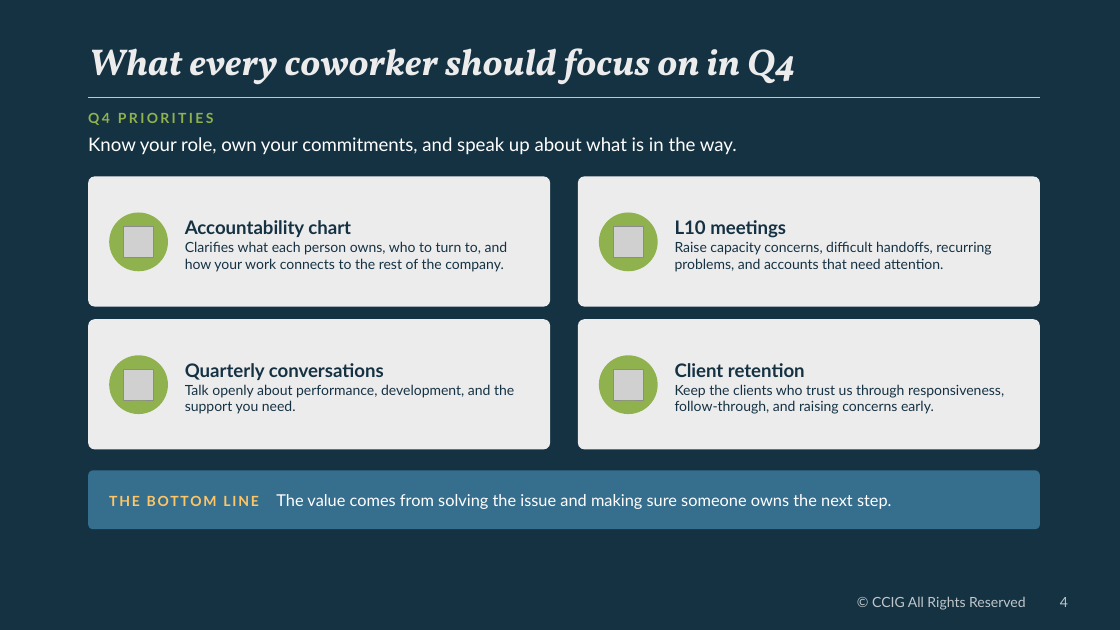
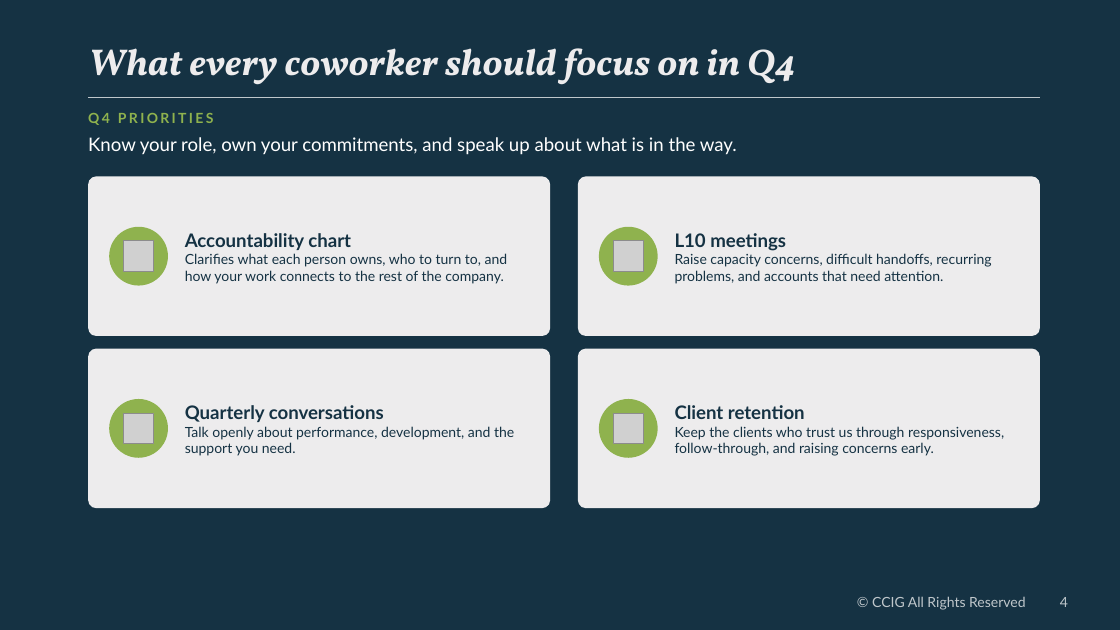
Before and after one commit to kinecopro-bit/CCIG_Brand, a slide deck: slide 4 of Market Update/CCIG_Market_Update_Slides_CCIG-Brand.pptx. Drawn at 1120x630 pixels with LibreOffice and Linux fonts; fonts in the diff are those of the drawing; grey boxes stand for pictures; background and template pictures are left out. Boxes give left, top, right and bottom in pixels: in the first picture for what was removed or moved away, otherwise in the second. Text is boxed around its words. In the diff, an @@ line names an element or a change of style, - is before the commit and + after.

```diff
--- a/Market Update/CCIG_Market_Update_Slides_CCIG-Brand.pptx
+++ b/Market Update/CCIG_Market_Update_Slides_CCIG-Brand.pptx
@@ rounded rectangle: place and size @@
-rounded rectangle at bbox=[88, 176, 550, 307]
+rounded rectangle at bbox=[88, 176, 550, 336]
@@ rounded rectangle: place and size @@
-rounded rectangle at bbox=[578, 176, 1040, 307]
+rounded rectangle at bbox=[578, 176, 1040, 336]
@@ text "Accountability chart": place and size @@
-text "Accountability chart" at bbox=[185, 220, 508, 272]
+text "Accountability chart" at bbox=[185, 233, 508, 284]
@@ text "L10 meetings": place and size @@
-text "L10 meetings" at bbox=[675, 220, 991, 272]
+text "L10 meetings" at bbox=[675, 233, 991, 284]
@@ 2 pictures, 2 ellipses: place and size @@
-2 pictures, 2 ellipses at bbox=[109, 213, 658, 271]
+2 pictures, 2 ellipses at bbox=[109, 227, 658, 286]
@@ rounded rectangle: place and size @@
-rounded rectangle at bbox=[88, 319, 550, 450]
+rounded rectangle at bbox=[88, 349, 550, 508]
@@ rounded rectangle: place and size @@
-rounded rectangle at bbox=[578, 319, 1040, 450]
+rounded rectangle at bbox=[578, 349, 1040, 508]
@@ text "Quarterly conversations": place and size @@
-text "Quarterly conversations" at bbox=[185, 363, 514, 414]
+text "Quarterly conversations" at bbox=[185, 405, 514, 456]
@@ text "Client retention": place and size @@
-text "Client retention" at bbox=[675, 363, 1004, 414]
+text "Client retention" at bbox=[675, 405, 1004, 456]
@@ 2 pictures, 2 ellipses: place and size @@
-2 pictures, 2 ellipses at bbox=[109, 355, 658, 414]
+2 pictures, 2 ellipses at bbox=[109, 399, 658, 458]
@@ rounded rectangle removed at bbox=[88, 471, 1040, 529] @@
@@ text removed at bbox=[276, 494, 892, 509] @@
-THE BOTTOM LINE The value comes from solving the issue and making sure someone owns the next step.
```
Also in this commit, not shown: 3 other slides changed.
